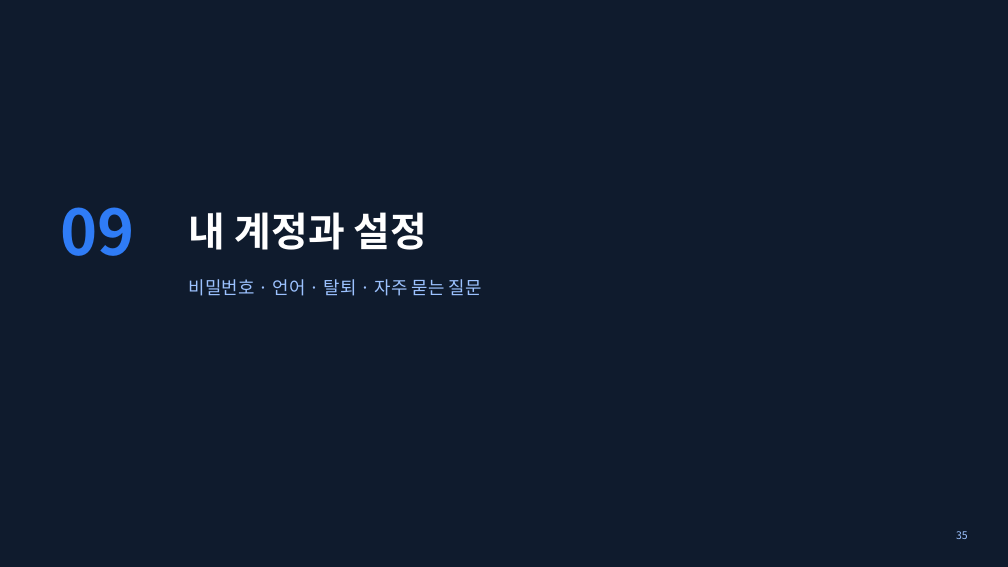
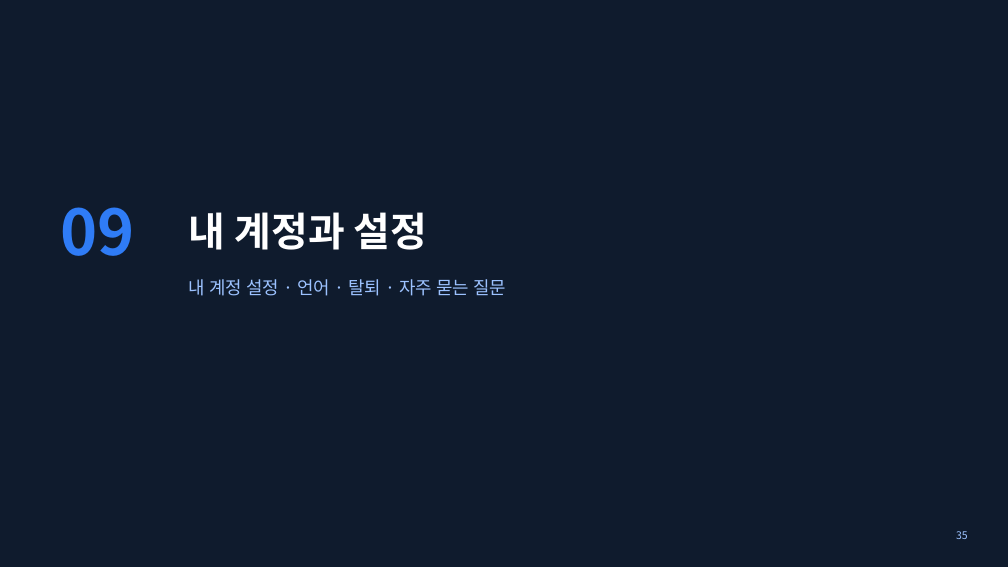
Before and after one commit to waceinc/vexplor-aas, a slide deck: slide 35 of VEXPLOR_AAS_Studio_user_manual.pptx. Drawn at 1008x567 pixels with LibreOffice and Linux fonts; fonts in the diff are those of the drawing. Boxes give left, top, right and bottom in pixels: in the first picture for what was removed or moved away, otherwise in the second. Text is boxed around its words. In the diff, an @@ line names an element or a change of style, - is before the commit and + after.

Commit message:
소개 페이지 — 데모 계정 demo / 0629 · 로그인 그림 · 사용자 매뉴얼 새 판

```diff
--- a/VEXPLOR_AAS_Studio_user_manual.pptx
+++ b/VEXPLOR_AAS_Studio_user_manual.pptx
@@ text at (189,279,506,296): text changed @@
-비밀번호 · 언어 · 탈퇴 · 자주 묻는 질문
+내 계정 설정 · 언어 · 탈퇴 · 자주 묻는 질문
```
Also in this commit, not shown: 11 other slides changed, 1 slide added, 2 other files.
